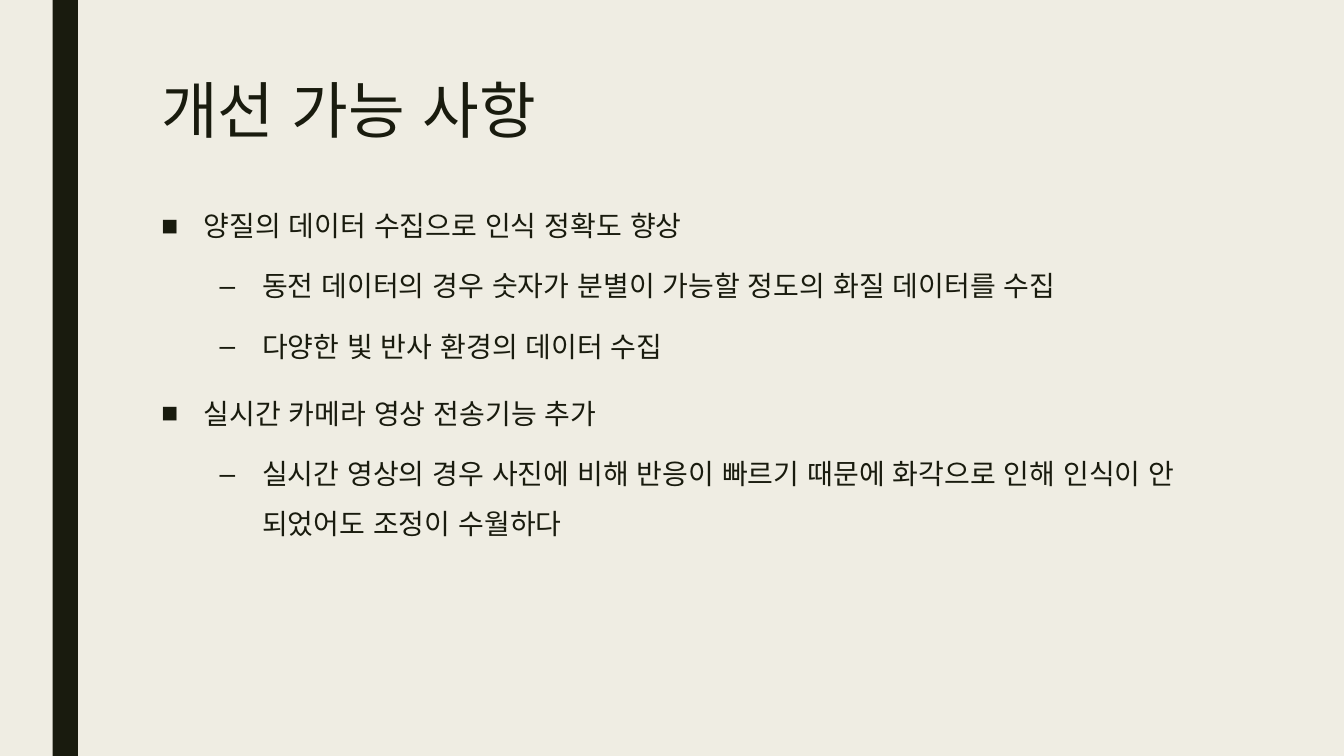
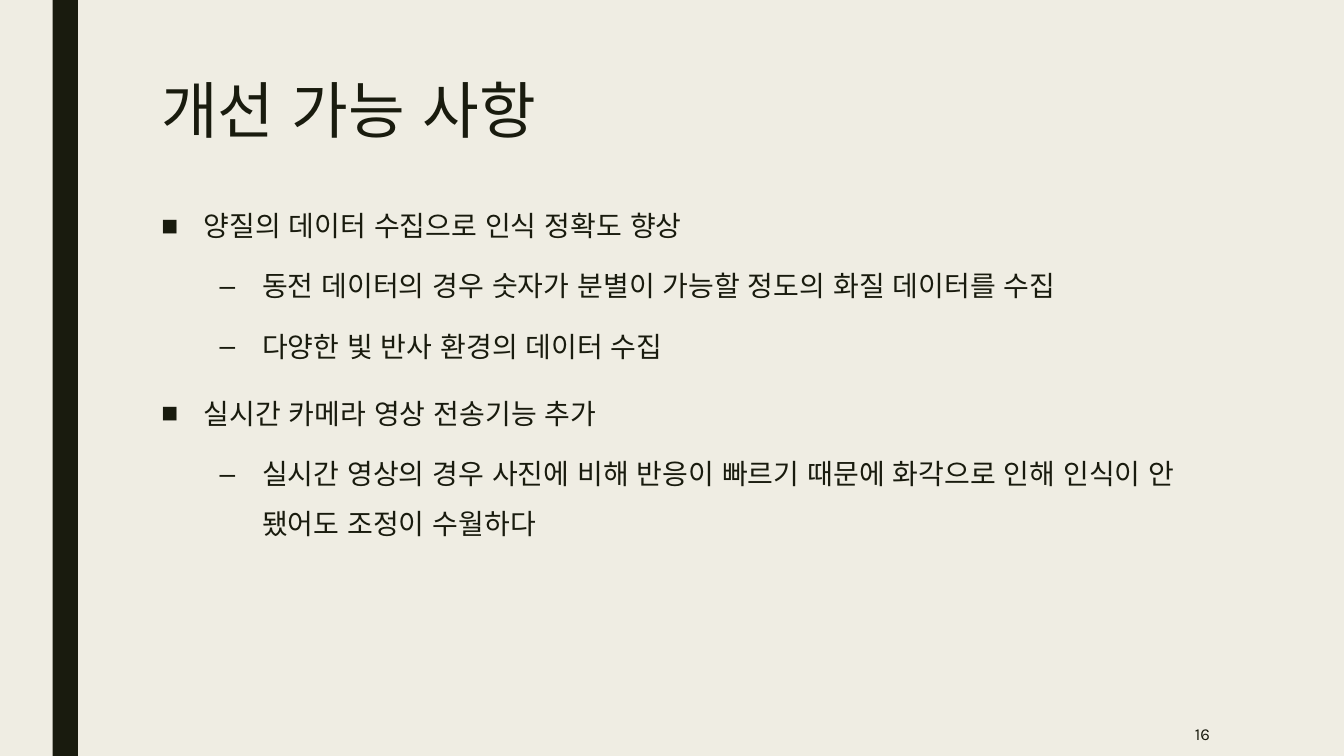
Before and after one commit to sj84900/koreanCashCounter, a slide deck: slide 16 of Ai기반 화폐 감지 및 계산.pptx (slide 15 before the commit). Drawn at 1344x756 pixels with LibreOffice and Linux fonts; fonts in the diff are those of the drawing. Boxes give left, top, right and bottom in pixels: in the first picture for what was removed or moved away, otherwise in the second. Text is boxed around its words. In the diff, an @@ line names an element or a change of style, - is before the commit and + after.

```diff
--- a/Ai기반 화폐 감지 및 계산.pptx
+++ b/Ai기반 화폐 감지 및 계산.pptx
@@ text at [262,461,1174,537]: text changed @@
-  – 실시간 영상의 경우 사진에 비해 반응이 빠르기 때문에 화각으로 인해 인식이 안 되었어도 조정이 수월하다
+  – 실시간 영상의 경우 사진에 비해 반응이 빠르기 때문에 화각으로 인해 인식이 안 됐어도 조정이 수월하다
@@ page number added at [1195,729,1210,740], 12 pt, text #191B0E @@
+16
```
Also in this commit, not shown: 15 other slides changed, 1 slide added.
